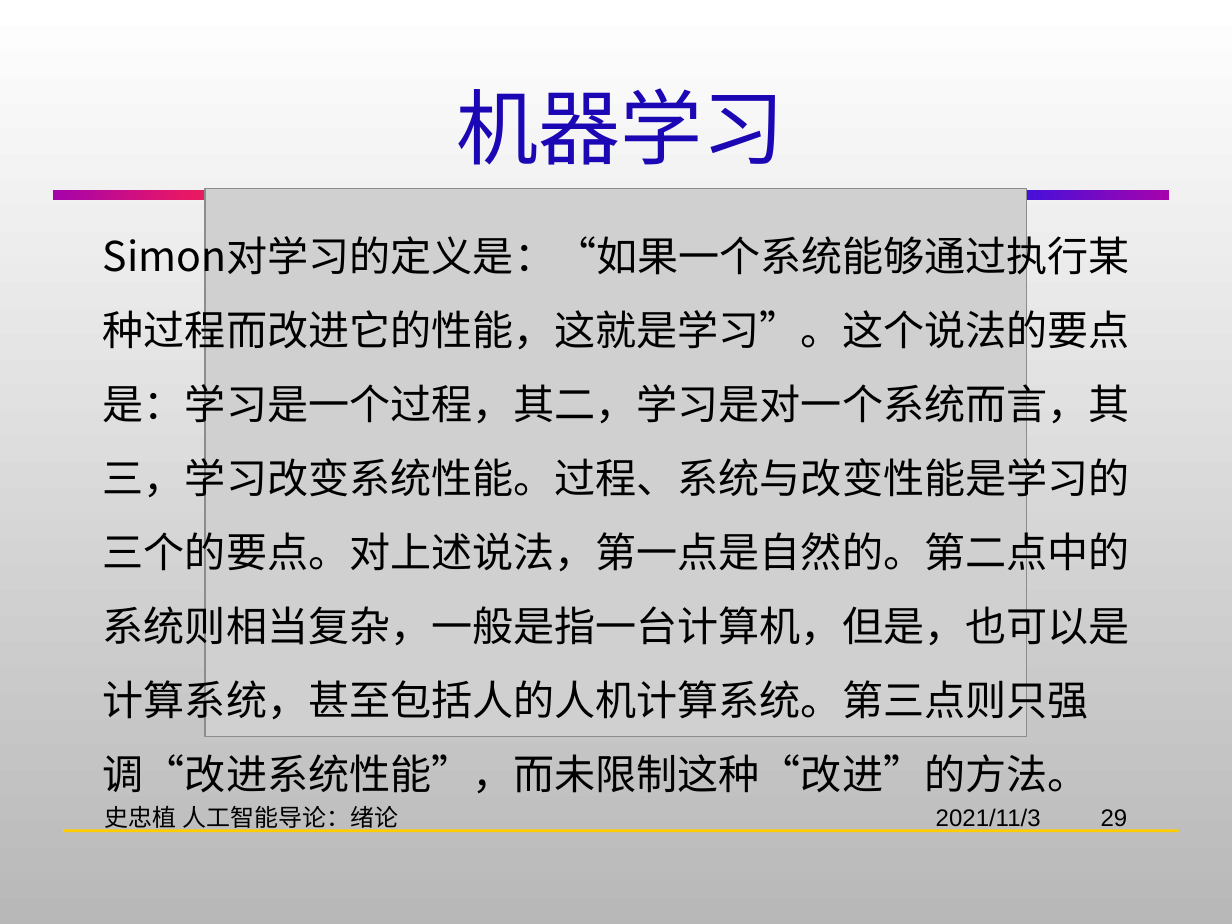
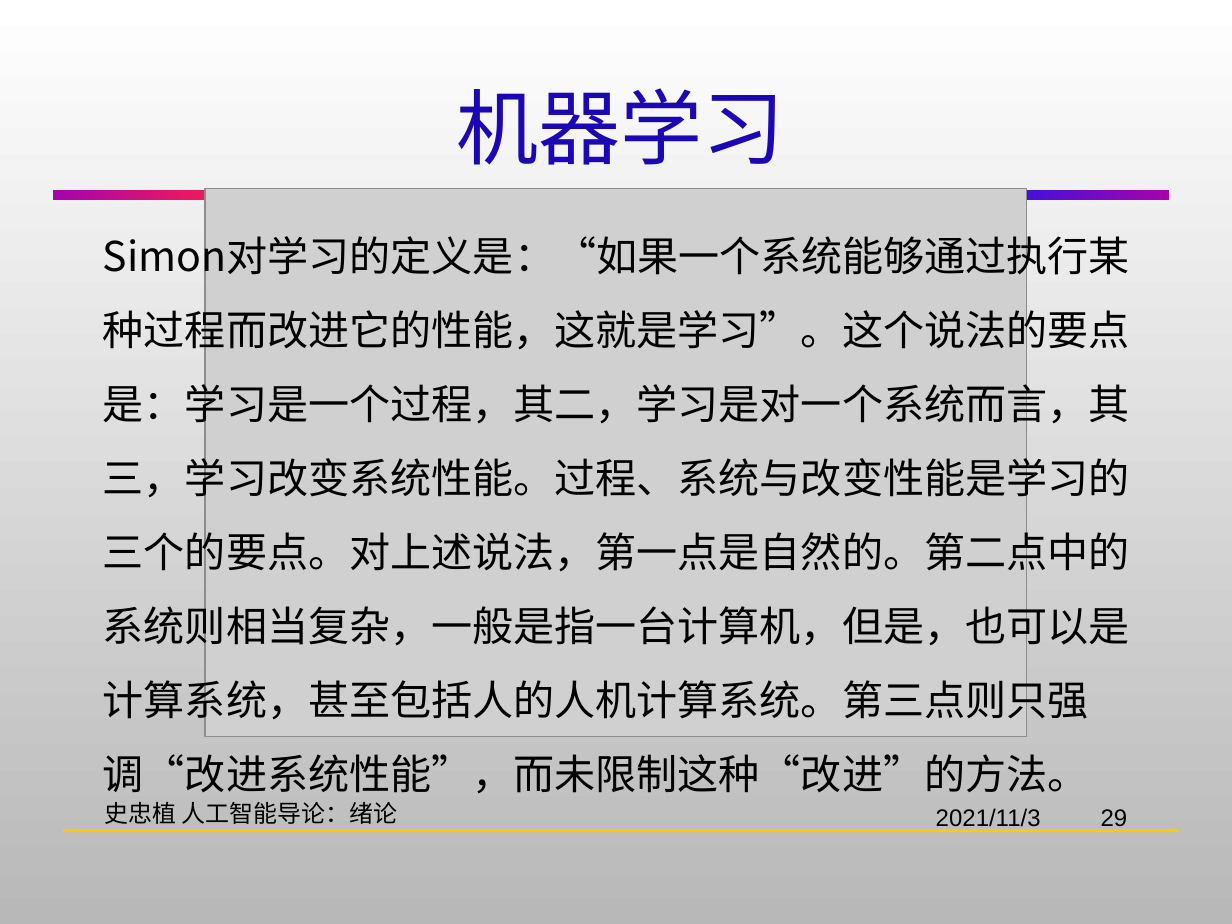
Before and after one commit to HBU/Artificial_Intelligence, a slide deck: slide 29 of AI-PPT-史忠植/AI01绪论.pptx. Drawn at 1232x924 pixels with LibreOffice and Linux fonts; fonts in the diff are those of the drawing; grey boxes stand for pictures; background and template pictures are left out. Boxes give left, top, right and bottom in pixels: in the first picture for what was removed or moved away, otherwise in the second. Text is boxed around its words. In the diff, an @@ line names an element or a change of style, - is before the commit and + after.

```diff
--- a/AI-PPT-史忠植/AI01绪论.pptx
+++ b/AI-PPT-史忠植/AI01绪论.pptx
@@ text "史忠植 人工智能导论：绪论" at (105, 802, 398, 824): vertical alignment middle to top @@
```
Also in this commit, not shown: 43 other slides changed, 1 other file.
